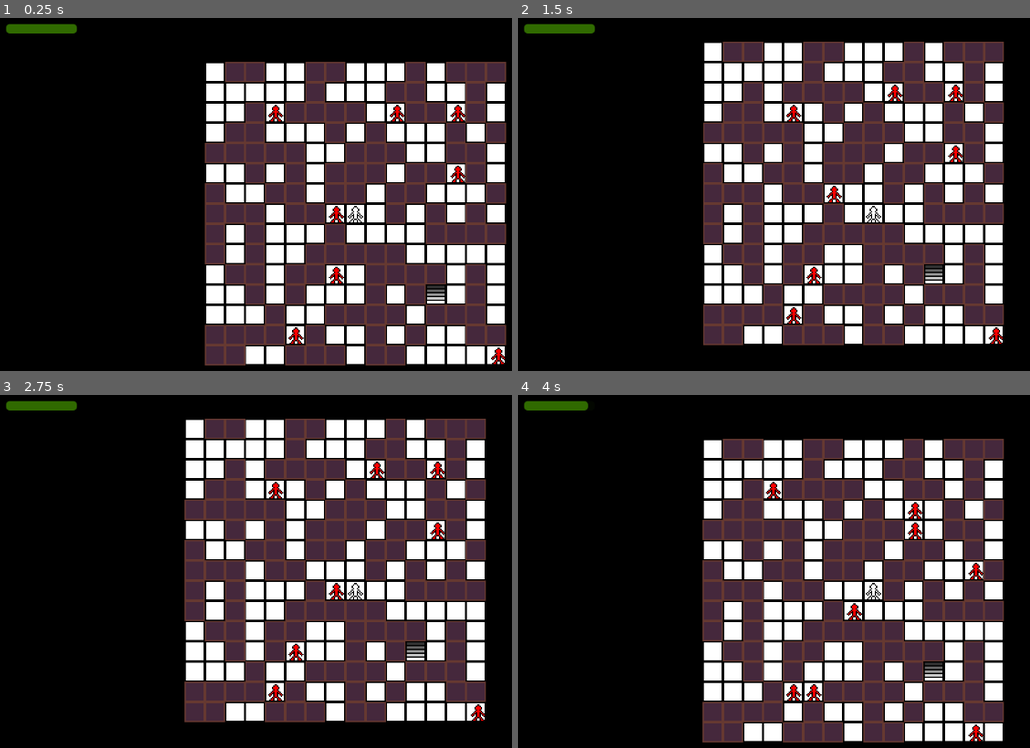
Above: before the commit, frames 1-4 (two rows, left to right).
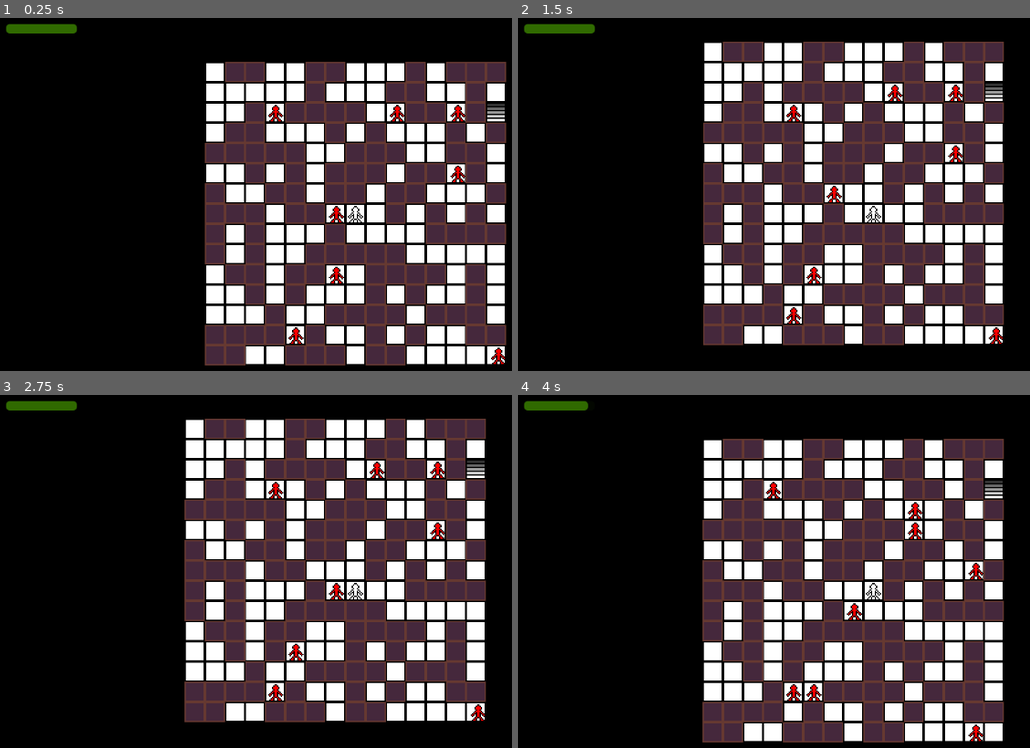
Above: after the commit, the same moments.

Repository: RW7231/Experimental-Game-V2-D-
Game: Godot game, scene res://Overworld.tscn
Two runs of this game, one before a commit and one after it. Both use one fixed random seed, a clock stepped at 60 frames per second and the inputs below.
Inputs:
- Up to frame 1 (0.25 s): no input
- Up to frame 2 (1.5 s): tap Enter at 0.5 s; hold C (DownRight) 0.53-1.28 s; hold S (Stay) 0.53-1.28 s; hold X (Down) from 1.28 s (still down); tap S (Stay) at 1.35 s
- Up to frame 3 (2.75 s): tap Space at 2 s; release X (Down) at 2.03 s; hold C (DownRight) from 2.03 s (still down); hold S (Stay) from 2.03 s (still down)
- Up to frame 4 (4 s): tap Enter at 2.75 s; release C (DownRight) at 2.78 s; release S (Stay) at 2.78 s; hold W (Up) 2.78-3.53 s; tap S (Stay) at 2.85 s; hold Z (DownLeft) from 3.53 s (still down); hold S (Stay) from 3.53 s (still down)

The runs differ from the first frame. In frame 1, 0.3% of the frame differs, in the area x 83-99%, y 24-81%; in frame 2, 0.3%; in frame 3, 0.3%, in the area x 79-95%, y 18-75%; in frame 4, 0.3%.

Commit message:
Updated Map Generation
Changed how map checks for valid locations. Algorithm now uses correct positions.

Diff:
--- a/Scripts/OverworldMap.gd
+++ b/Scripts/OverworldMap.gd
@@ -112,10 +112,10 @@
 				# start by assuming no path exists for each grid object
 				pathFound = false
 				# try to find a path
-				findPath([i, j], [2,2], [])
+				findPath([i, j], player.getPosition(), [])
 				# if no path was found then fix the map
 				if not pathFound:
-					fixMap([i, j], [2, 2])
+					fixMap([i, j], player.getPosition())
 
 
 func placeExit():
@@ -128,28 +128,28 @@
 
 # this functionality will come soon, but should be simple
 # just go from player position to the blocked off part of the map, deleting any walls in the way
-func fixMap(location, playerpos):
+func fixMap(location, ppos):
 	print("Location ", location[0], ", ", location[1], " is invalid and must be fixed")
 
-	if location[0] < playerpos[0]:
-		for i in range(location[0], playerpos[0]):
+	if location[0] < ppos[0]:
+		for i in range(location[0], ppos[0]):
 			var newFloor = GridObject.instantiate()
-			newFloor.position = Vector2(i*16, playerpos[1]*16)
+			newFloor.position = Vector2(i*16, ppos[1]*16)
 			self.add_child(newFloor)
-			tileGrid[i][playerpos[1]].queue_free()
-			tileGrid[i][playerpos[1]] = newFloor
-			worldGrid[i][playerpos[1]] = 0
+			tileGrid[i][ppos[1]].queue_free()
+			tileGrid[i][ppos[1]] = newFloor
+			worldGrid[i][ppos[1]] = 0
 	else:
-		for i in range(playerpos[0], location[0]):
+		for i in range(ppos[0], location[0]):
 			var newFloor = GridObject.instantiate()
-			newFloor.position = Vector2(i*16, playerpos[1]*16)
+			newFloor.position = Vector2(i*16, ppos[1]*16)
 			self.add_child(newFloor)
-			tileGrid[i][playerpos[1]].queue_free()
-			tileGrid[i][playerpos[1]] = newFloor
-			worldGrid[i][playerpos[1]] = 0
-
-	if location[1] < playerpos[1]:
-		for i in range(location[1], playerpos[1]):
+			tileGrid[i][ppos[1]].queue_free()
+			tileGrid[i][ppos[1]] = newFloor
+			worldGrid[i][ppos[1]] = 0
+
+	if location[1] < ppos[1]:
+		for i in range(location[1], ppos[1]):
 			var newFloor = GridObject.instantiate()
 			newFloor.position = Vector2(location[0]*16, i*16)
 			self.add_child(newFloor)
@@ -157,7 +157,7 @@
 			tileGrid[location[0]][i] = newFloor
 			worldGrid[location[0]][i] = 0
 	else:
-		for i in range(playerpos[1], location[1]):
+		for i in range(ppos[1], location[1]):
 			var newFloor = GridObject.instantiate()
 			newFloor.position = Vector2(location[0]*16, i*16)
 			self.add_child(newFloor)
